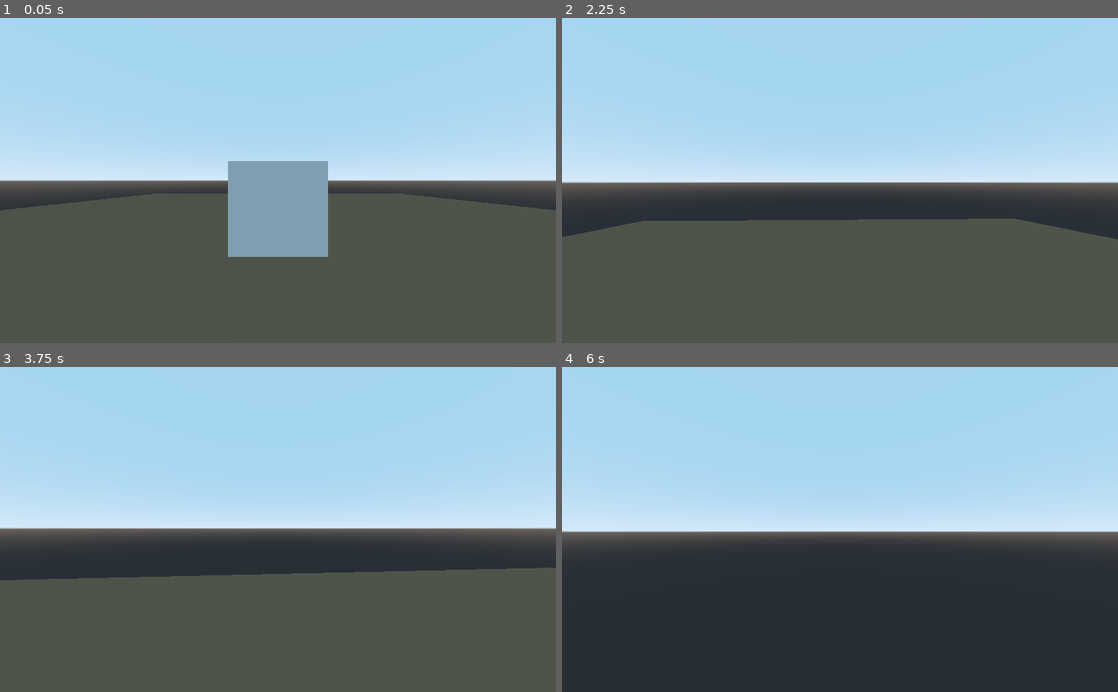
Above: before the commit, frames 1-4 (two rows, left to right).
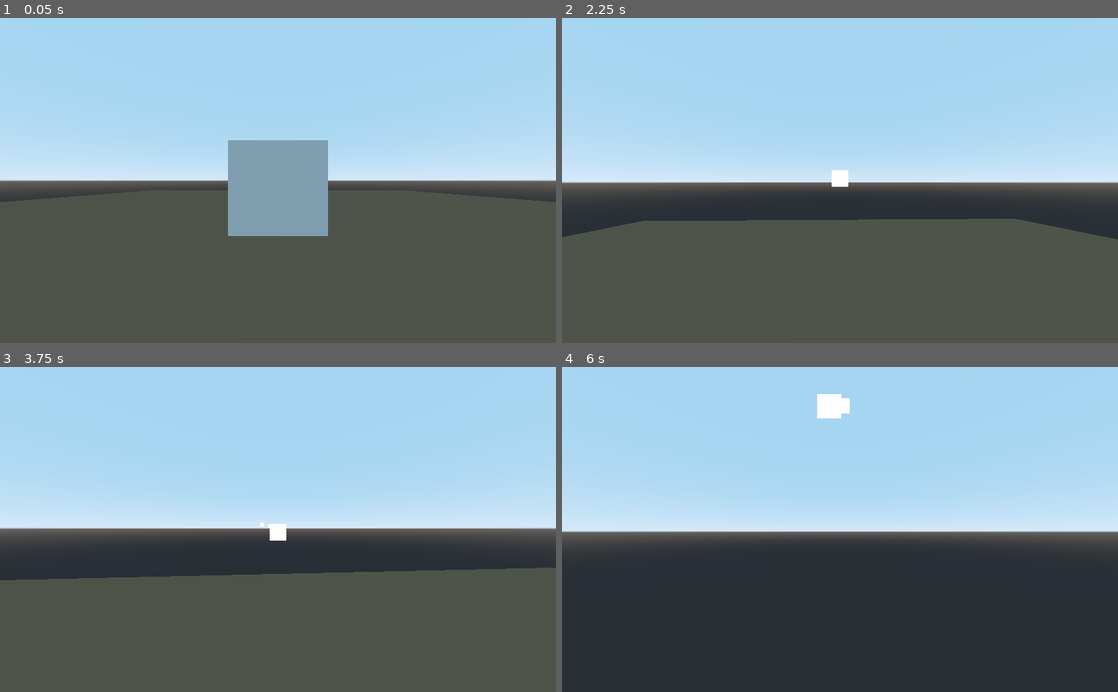
Above: after the commit, the same moments.

Repository: Picachomem/collision-3d
Game: Godot game, scene res://Spatial.tscn
The game is run twice, just before and just after one commit, with the same random seed, the same clock (stepped at 60 frames per second) and the same inputs. The engine's default icon, where the game draws it, is replaced by a stand-in: a white triangle on a blue panel in a dark square.
Inputs (mouse positions are in pixels of both pictures, inside the frame that each line leads up to):
- Up to frame 1 (0.05 s): no input
- Up to frame 2 (2.25 s): tap Enter (ui_accept) at 0.5, 0.77, 1.52 s; move the mouse to (867, 180) at 0.52 s; press the mouse at (867, 180) at 0.53 s; hold W (up) from 0.53 s (still down); move the mouse to (812, 180) at 1.27 s; release the mouse at (812, 180) at 1.28 s; click (812, 180) at 1.35 s; move the mouse to (851, 174) at 2.02 s; press the mouse at (851, 174) at 2.03 s
- Up to frame 3 (3.75 s): keep holding W (up); tap Enter (ui_accept) at 2.75, 3.02 s; move the mouse to (272, 536) at 2.77 s; release the mouse at (272, 536) at 2.78 s; click (272, 536) at 2.85 s; move the mouse to (316, 532) at 3.52 s; press the mouse at (316, 532) at 3.53 s
- Up to frame 4 (6 s): tap Enter (ui_accept) at 3.77, 4.52, 5, 5.75 s; move the mouse to (795, 526) at 4.27 s; release the mouse at (795, 526) at 4.28 s; click (795, 526) at 4.35 s; move the mouse to (845, 529) at 5.02 s; press the mouse at (845, 529) at 5.03 s; move the mouse to (817, 523) at 5.77 s; release W (up) at 5.78 s; release the mouse at (817, 523) at 5.78 s; hold D (right) from 5.78 s (still down); click (817, 523) at 5.85 s

The runs differ from the first frame. In frame 1, 3.5% of the frame differs, in the area x 0-100%, y 37-74%; in frame 2, 0.2%; in frame 3, 0.2%; in frame 4, 0.4%.
Error before the commit: Parse Error: Error parsing expression, misplaced: ')' (res://Projectile.gd:5)

Commit message:
projectile gut

Diff:
--- a/KinematicBody.gd
+++ b/KinematicBody.gd
@@ -3,8 +3,10 @@
 var Projectile = preload("res://Projectile.tscn")
 
 var canjump = false
+var aux
 
 var space
+var look_dir = Vector3()
 var ray_cast_down = Vector3()
 var result = false
 
@@ -27,6 +29,7 @@
 var camera_angle = 0
 
 onready var camera = self.get_child(1)
+onready var scene = self.get_parent()
 
 
 func _ready():
@@ -121,8 +124,23 @@
 	and !(Input.is_action_just_pressed("l_click"))):
 		return
 
-	if (Input.is_action_just_pressed("l_click")):
+	if (Input.is_action_pressed("l_click")):
 		var a = Projectile.instance()
+		scene.add_child(a)
+		look_dir = (camera.get_child(0).global_transform.origin - camera.global_transform.origin).normalized()
+		aux = camera.global_transform.origin
+		aux.y -= 0.2
+		a.global_transform.origin = aux
+		a.vel = look_dir * 70
+#		a.rotation_degrees.y = camera.rotation_degrees.y
+#		a.rotation_degrees.x = rotation_degrees.x
+#		a.rotation_degrees.z = rotation_degrees.z
+#		print(a.rotation_degrees)
+#		aux = camera.global_transform
+#		aux.origin += Vector3(-10, 0, 0).rotated(Vector3(0,1,0), self.rotation.y)
+#		a.global_transform = aux
+#		a.vel = aux.origin - camera.global_transform.origin
+#		print (a.vel)
 
 	if (event is InputEventMouseMotion):
 		rotation_degrees.y -= MOUSE_SENSITIVITY * event.relative.x
--- a/Projectile.gd
+++ b/Projectile.gd
@@ -1,5 +1,12 @@
 extends KinematicBody
 
+var vel
+var did
+var result = null
 
 func _physics_process(delta):
-	if ():
+	result = null
+	if (vel.length() > 0):
+		did = move_and_collide(delta * vel)
+		if (did):
+			queue_free()
--- a/Projectile.tscn
+++ b/Projectile.tscn
@@ -4,6 +4,7 @@
 [ext_resource path="res://icon.png" type="Texture" id=2]
 
 [sub_resource type="SphereShape" id=1]
+radius = 0.6
 
 [sub_resource type="SpatialMaterial" id=2]
 flags_transparent = true
@@ -11,6 +12,7 @@
 params_billboard_mode = 1
 
 [node name="Projectile" type="KinematicBody"]
+collision_layer = 2
 script = ExtResource( 1 )
 
 [node name="CollisionShape" type="CollisionShape" parent="."]
--- a/Spatial.tscn
+++ b/Spatial.tscn
@@ -13,6 +13,7 @@
 material = ExtResource( 2 )
 
 [node name="Spatial" type="Spatial"]
+transform = Transform( 1, 0, 0, 0, 1, 0, 0, 0, 1, -0.0179043, 0.0174744, 0.0498676 )
 
 [node name="StaticBody" type="StaticBody" parent="."]
 transform = Transform( 1.4, 0, 0, 0, 1.4, 0, 0, 0, 1.4, 0, 3.30343, 0 )
@@ -24,7 +25,8 @@
 mesh = SubResource( 2 )
 
 [node name="KinematicBody" type="KinematicBody" parent="."]
-transform = Transform( 1, 0, 0, 0, 1, 0, 0, 0, 1, 5.98094, 5.93279, 0 )
+transform = Transform( 1, 0, 0, 0, 1, 0, 0, 0, 1, 5.98094, 3.47474, 0 )
+collision_layer = 2
 script = ExtResource( 1 )
 
 [node name="CollisionShape" type="CollisionShape" parent="KinematicBody"]
@@ -35,6 +37,9 @@
 transform = Transform( -4.37114e-008, 0, 1, 0, 1, 0, -1, 0, -4.37114e-008, 0, 0.28482, 0 )
 fov = 90.0
 
+[node name="Position3D" type="Position3D" parent="KinematicBody/Camera"]
+transform = Transform( 1, 0, 0, 0, 1, 0, 0, 0, 1, 1.60187e-007, 0, -3.66642 )
+
 [node name="StaticBody2" type="StaticBody" parent="."]
 
 [node name="CollisionShape2" type="CollisionShape" parent="StaticBody2"]
